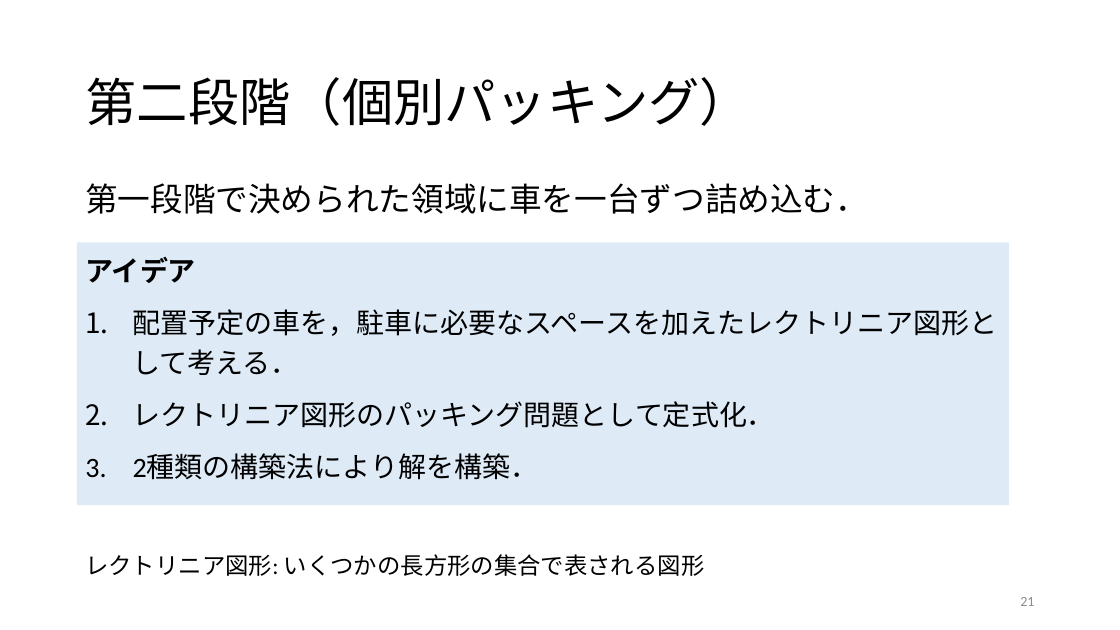
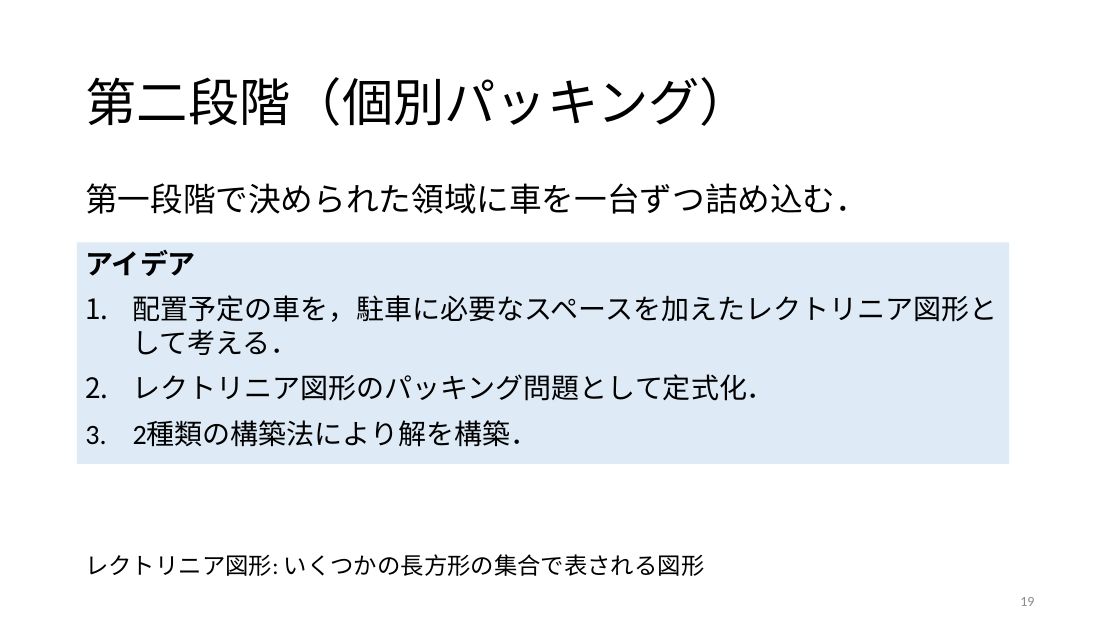
Before and after one commit to r-kurosu/kline, a slide deck: slide 19 of 卒論発表用スライド.pptx (slide 21 before the commit). Drawn at 1120x630 pixels with LibreOffice and Linux fonts; fonts in the diff are those of the drawing. Boxes give left, top, right and bottom in pixels: in the first picture for what was removed or moved away, otherwise in the second. Text is boxed around its words. In the diff, an @@ line names an element or a change of style, - is before the commit and + after.

```diff
--- a/卒論発表用スライド.pptx
+++ b/卒論発表用スライド.pptx
@@ text "アイデア": place and size @@
-text "アイデア" at [77, 243, 1010, 506]
+text "アイデア" at [77, 243, 1010, 465]
@@ text "アイデア" at [77, 243, 1010, 465]: line spacing 1.2 to 1 @@
@@ page number at [1020, 597, 1034, 606]: text changed @@
-21
+19
```
Also in this commit, not shown: 4 other slides changed, 2 slides removed.
